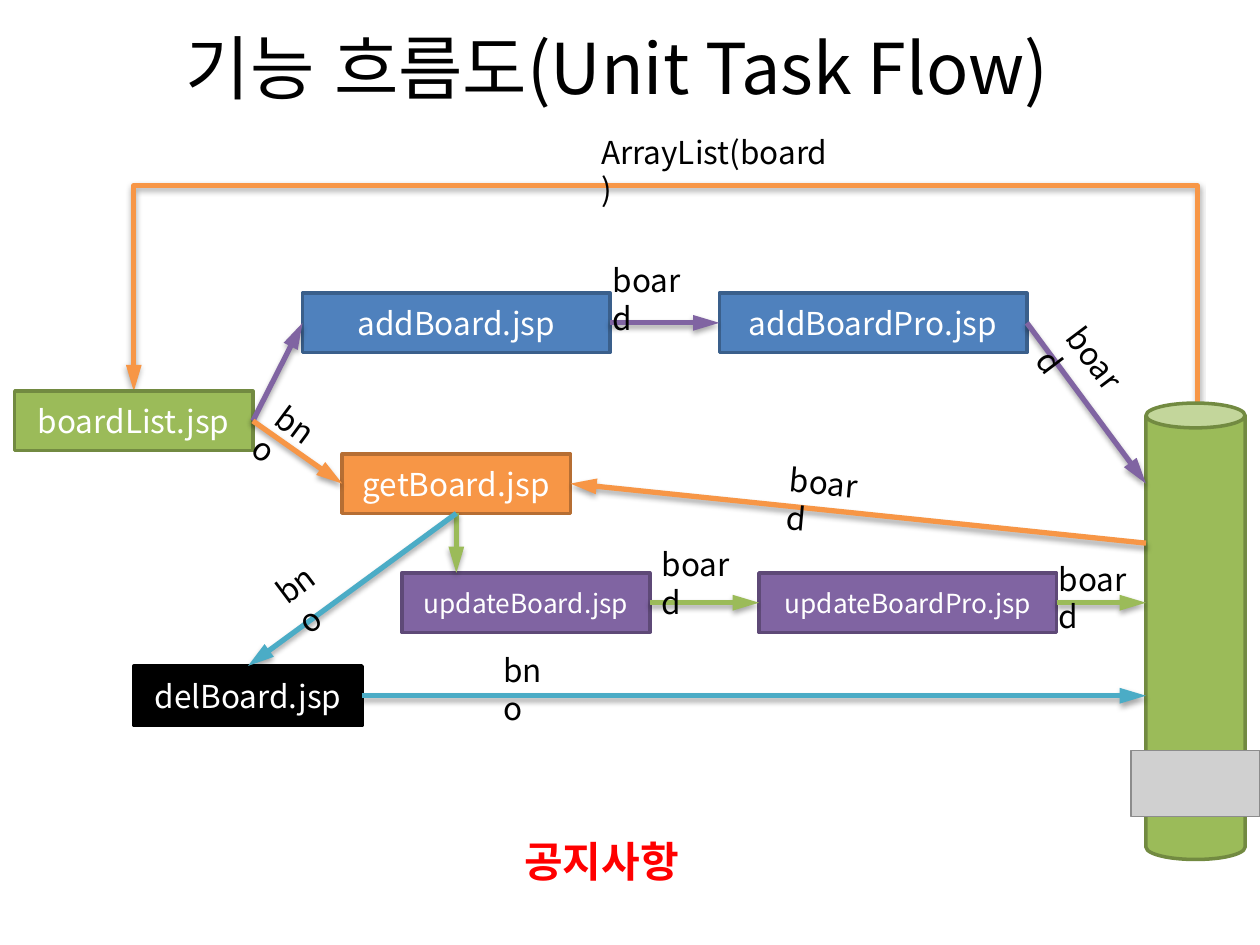
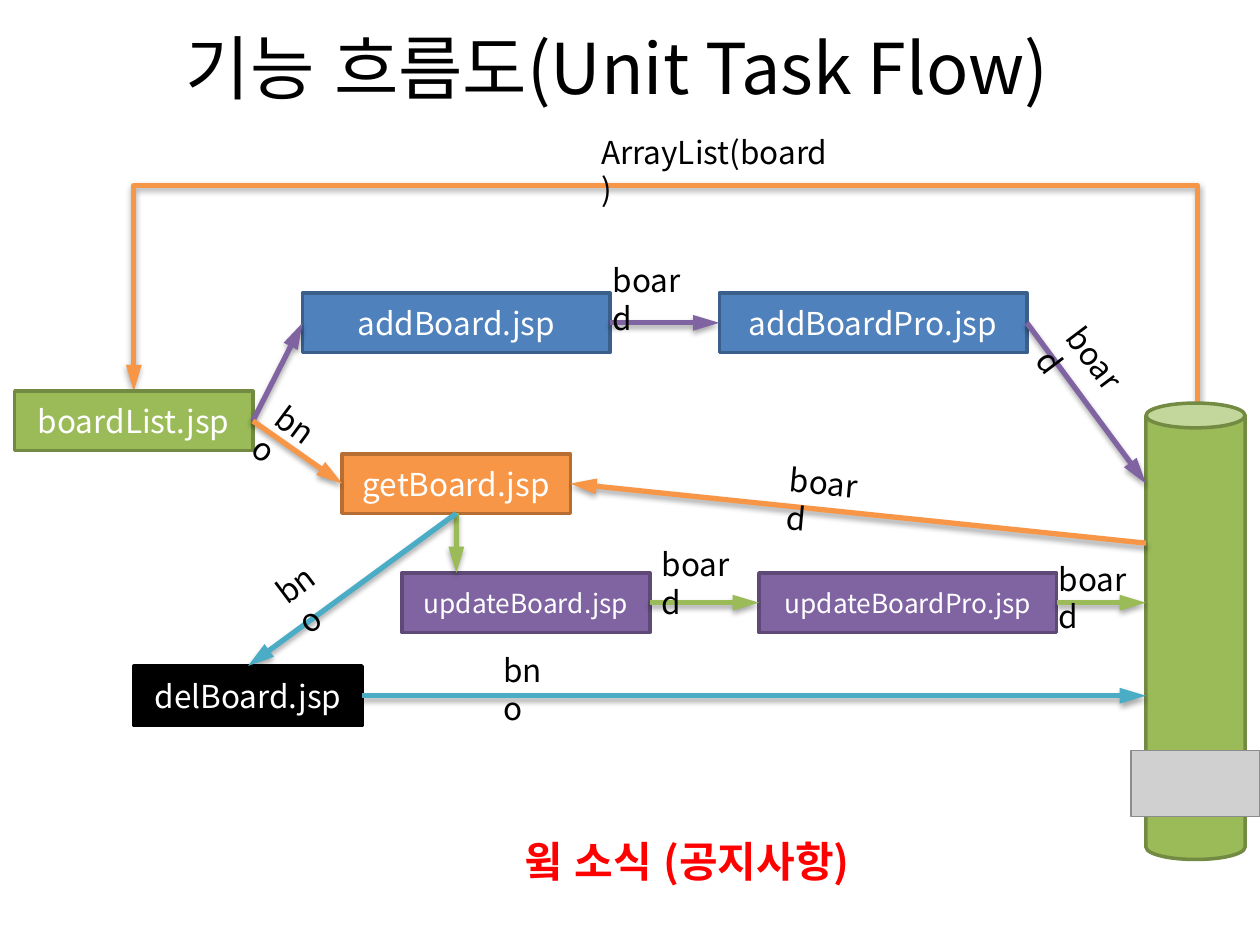
Before and after one commit to weekdevelopment/week01, a slide deck: slide 4 of unitTaskFlow.pptx. Drawn at 1260x945 pixels with LibreOffice and Linux fonts; fonts in the diff are those of the drawing; grey boxes stand for pictures. Boxes give left, top, right and bottom in pixels: in the first picture for what was removed or moved away, otherwise in the second. Text is boxed around its words. In the diff, an @@ line names an element or a change of style, - is before the commit and + after.

```diff
--- a/unitTaskFlow.pptx
+++ b/unitTaskFlow.pptx
@@ text at <box>524,841,849,886</box>: text changed @@
-공지사항
+윜 소식 (공지사항)
```
Also in this commit, not shown: 1 slide added, 2 other files.
